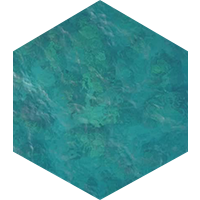
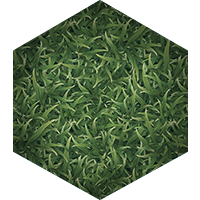
Revision of a layered w=200, h=200 image; what changed, layer by layer:
added layer "gress" above "forest" over left=13, top=0, right=188, bottom=200
